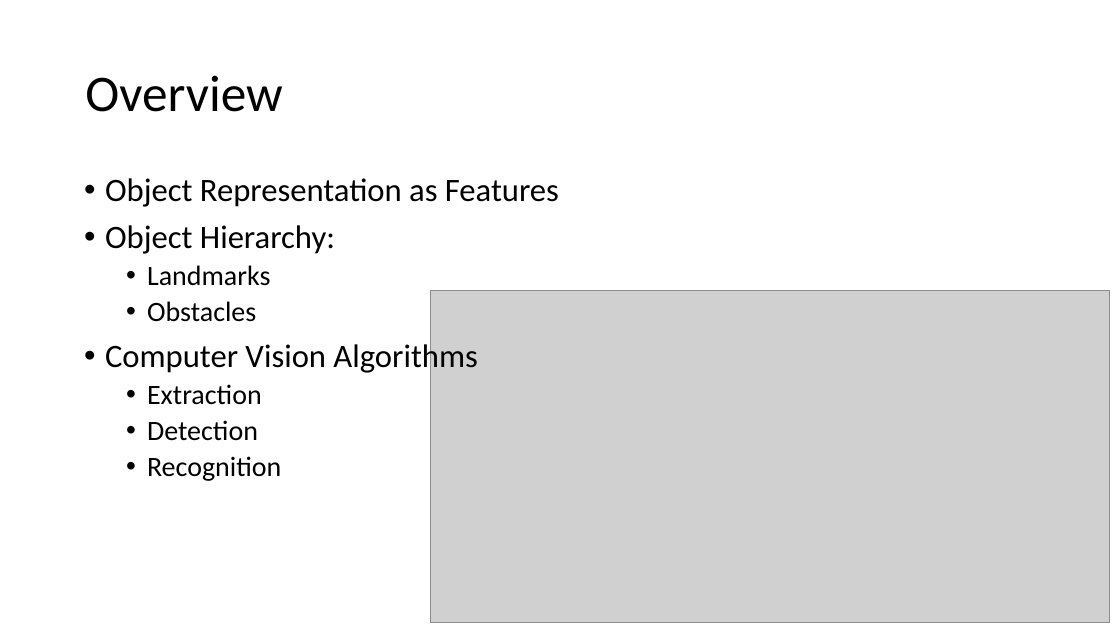
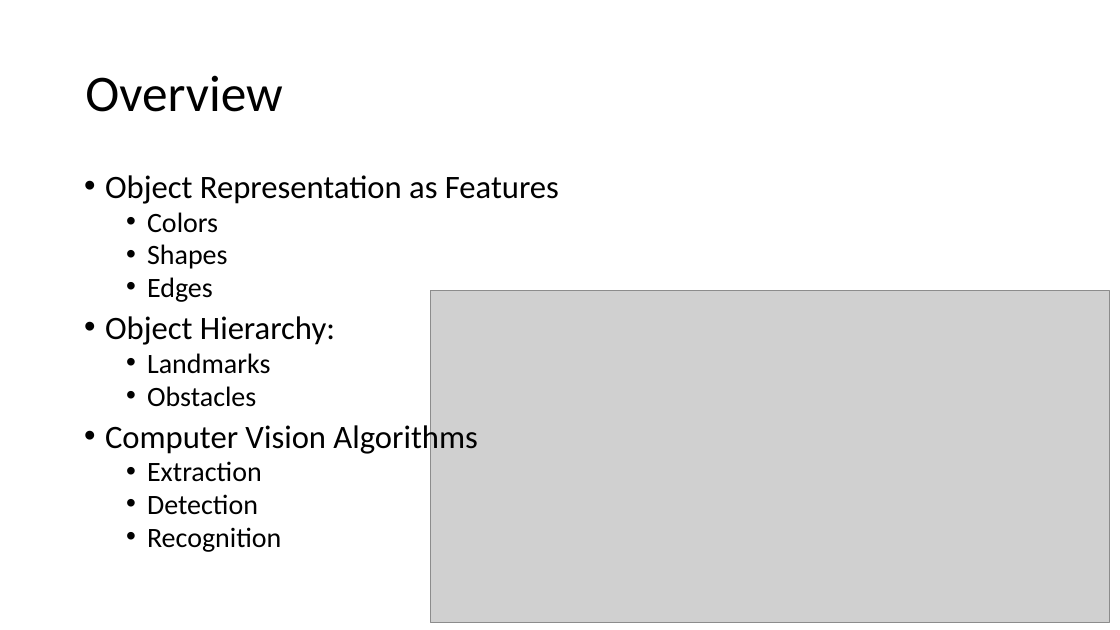
Before and after one commit to rodsnjr/vision_ontology, a slide deck: slide 9 of presentation.pptx (slide 6 before the commit). Drawn at 1120x630 pixels with LibreOffice and Linux fonts; fonts in the diff are those of the drawing; grey boxes stand for pictures. Boxes give left, top, right and bottom in pixels: in the first picture for what was removed or moved away, otherwise in the second. Text is boxed around its words. In the diff, an @@ line names an element or a change of style, - is before the commit and + after.

```diff
--- a/presentation.pptx
+++ b/presentation.pptx
@@ text at bbox=[105, 175, 559, 552]: line spacing 0.9 to 0.8 @@
@@ text at bbox=[147, 212, 228, 302]: paragraphs added @@
+  • Colors
+  • Shapes
+  • Edges
```
Also in this commit, not shown: 2 other slides changed, 6 slides added, 2 slides removed, 2 other files.
